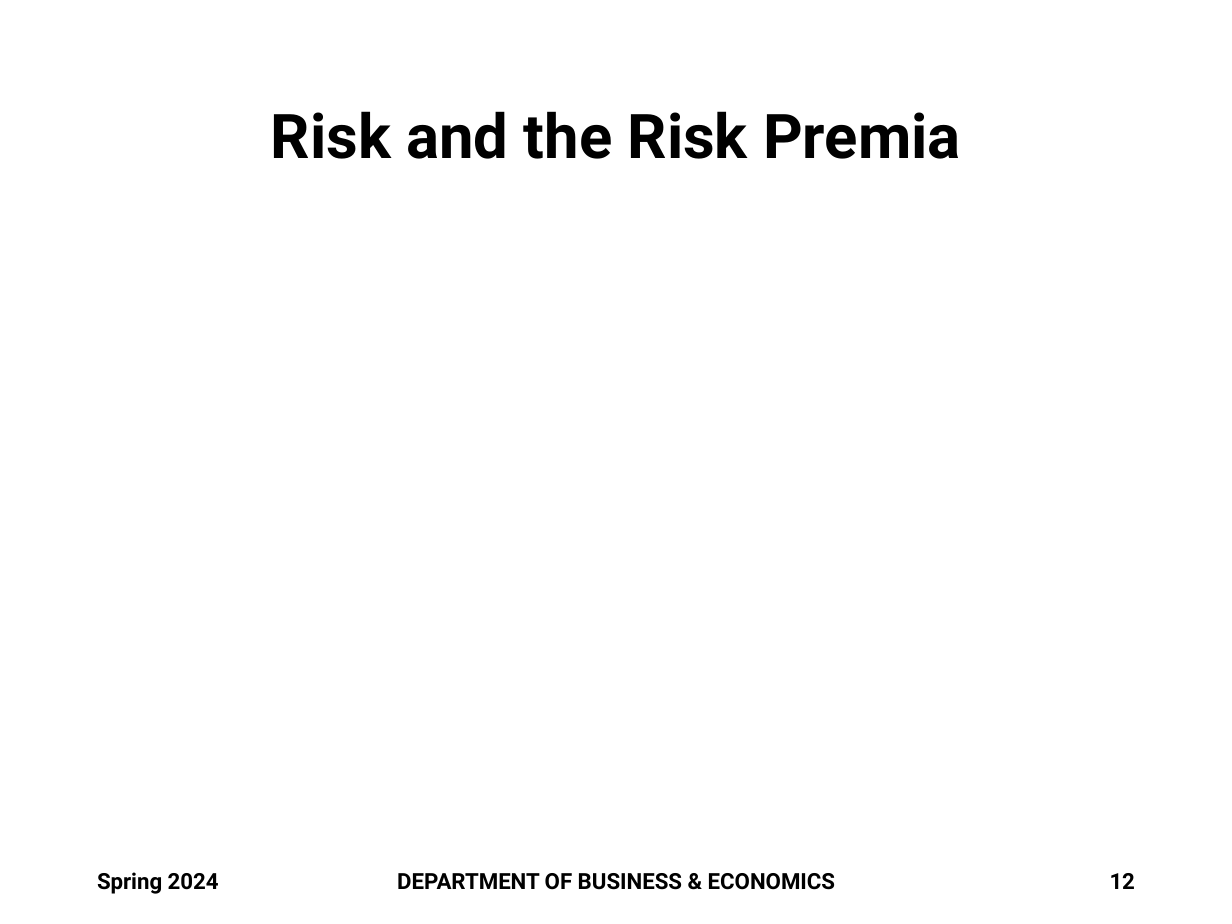
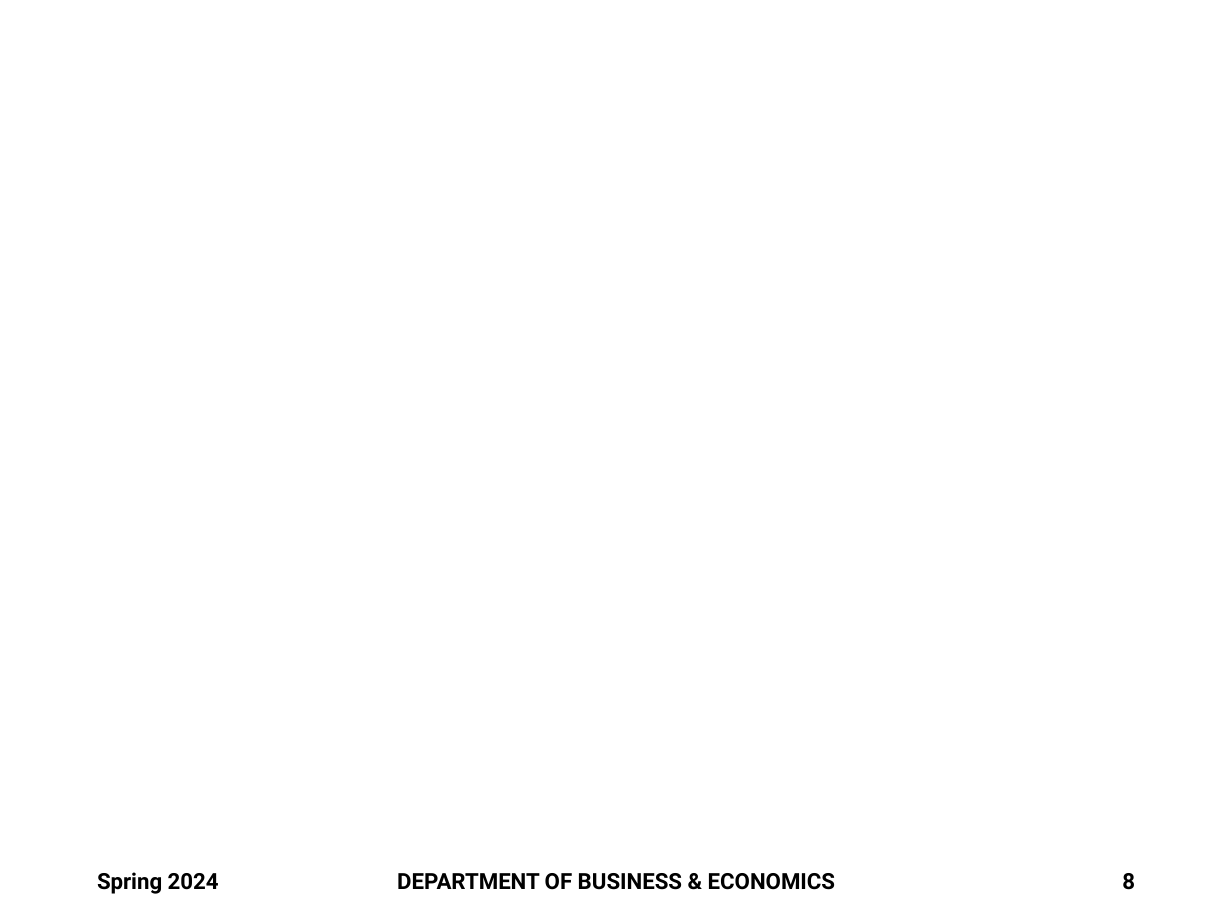
Before and after one commit to brianhwpark/brianhwpark.github.io, a slide deck: slide 8 of files/teaching-resources/monmouthcollege-econ-301/econ-301-s2024/econ-301-s2024-lecture-note/ECON301-S2024-LEC06.pptx (slide 12 before the commit). Drawn at 1232x924 pixels with LibreOffice and Linux fonts; fonts in the diff are those of the drawing; grey boxes stand for pictures; background and template pictures are left out. Boxes give left, top, right and bottom in pixels: in the first picture for what was removed or moved away, otherwise in the second. Text is boxed around its words. In the diff, an @@ line names an element or a change of style, - is before the commit and + after.

```diff
--- a/files/teaching-resources/monmouthcollege-econ-301/econ-301-s2024/econ-301-s2024-lecture-note/ECON301-S2024-LEC06.pptx
+++ b/files/teaching-resources/monmouthcollege-econ-301/econ-301-s2024/econ-301-s2024-lecture-note/ECON301-S2024-LEC06.pptx
@@ title removed at (271, 111, 961, 159) @@
-Risk and the Risk Premia
@@ page number at (1122, 873, 1135, 890): text changed @@
-12
+8
```
Also in this commit, not shown: 5 other slides changed, 1 slide added, 5 other files.
